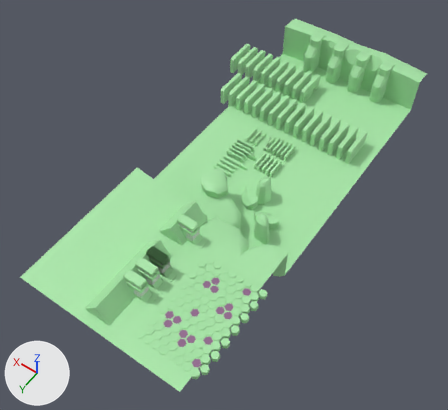
The Blender file assets/zax.blend as it was, and as the next commit left it.
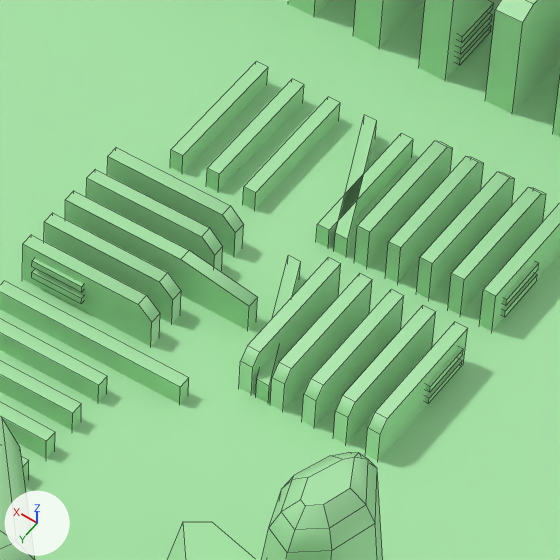
Old and new are each drawn whole from a 50 mm lens placed at (-35.3, 24.3, 88.4), pointed at (8.4, -36.9, -7.7) and again close up on the part from 50% to 66% of the width and 29% to 46% of the height. The lights are fixed; the arrows at lower left show +X, +Y and +Z. The close-ups show mesh edges as thin lines.

Before the edit, the objects in view are built like this:
```python
me_bossfloor = bpy.data.meshes.new('bossfloor')
me_bossfloor.from_pydata(...)  # 3296 vertices, 2441 faces; spans x -18.2..23.4, y -87.8..0.0, z -9.8..4.1
# faces by material slot: [2154, 128, 159]
me_bossfloor.materials.append(mat_gray)  # green #a9e7a9
me_bossfloor.materials.append(mat_darkgray)  # purple #90638c
me_bossfloor.materials.append(mat_svgmat_040)  # light grey #d8d8d8
# before: 2352 (2.9, -49.9, -9.8), 2355 (2.9, -49.5, -9.8), 2408 (2.2, -53.1, -7.9), 2409 (2.2, -53.1, -6.5) at pixel (347, 239), 2412 (2.6, -53.1, -7.9)
# before: 2413 (2.6, -53.1, -6.5) at pixel (335, 233), 2470 (1.1, -47.7, -7.9), 2471 (1.1, -47.7, -6.5) at pixel (269, 386), 2474 (1.5, -47.7, -7.9), 2475 (1.5, -47.7, -6.5) at pixel (256, 379)
# before: 2478 (2.9, -46.8, -7.9), 2479 (2.9, -46.8, -6.5) at pixel (188, 377), 2482 (2.9, -46.4, -7.9), 2483 (2.9, -46.4, -6.5) at pixel (180, 387), 2546 (2.9, -49.9, -6.2) at pixel (257, 297)
# before: 2549 (2.9, -49.5, -6.2) at pixel (249, 306)
ob_bossfloor = bpy.data.objects.new('bossfloor', me_bossfloor)
ob_bossfloor.location = (6.79, 0.0, 0.0)
```
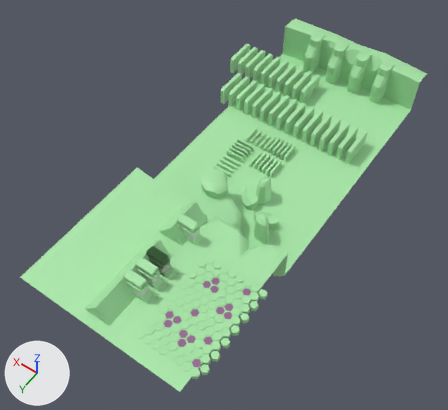
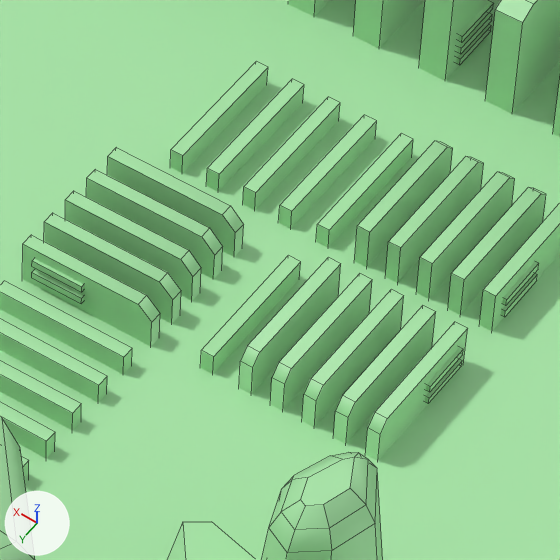
Patch to the scene script:
```diff
--- a/assets/zax.blend.py
+++ b/assets/zax.blend.py
@@ me_bossfloor @@
 me_bossfloor.from_pydata(...)  # 3296 vertices, 2441 faces; spans x -18.2..23.4, y -87.8..0.0, z -9.8..4.1
 # used by ob_bossfloor; location = (6.79, 0.0, 0.0)
 # verts and faces of me_bossfloor; kept vertices keep their numbers, new ones are numbered from 3296
+# me_bossfloor part 1
+for i in [2352, 2355, 2412, 2413, 2470, 2471, 2474, 2475, 2478, 2479, 2482, 2483, 2546, 2549]: verts[i] += (1.7, 0.0, 0.0)
+verts[2408] = (4.0, -53.1, -7.9)  # moved
+verts[2409] = (4.0, -53.1, -6.5)  # moved, pixel (291, 211)
 me_bossfloor.materials.append(mat_gray)
```

Changed parts and their boxes (x1, y1, x2, y2) in the close-ups (560 x 560 px; the box of a moved part takes in the faces that stretch with it):
part 1 of me_bossfloor, moved or reshaped
    before: (0, 115, 377, 404)
    after: (0, 115, 377, 374)
